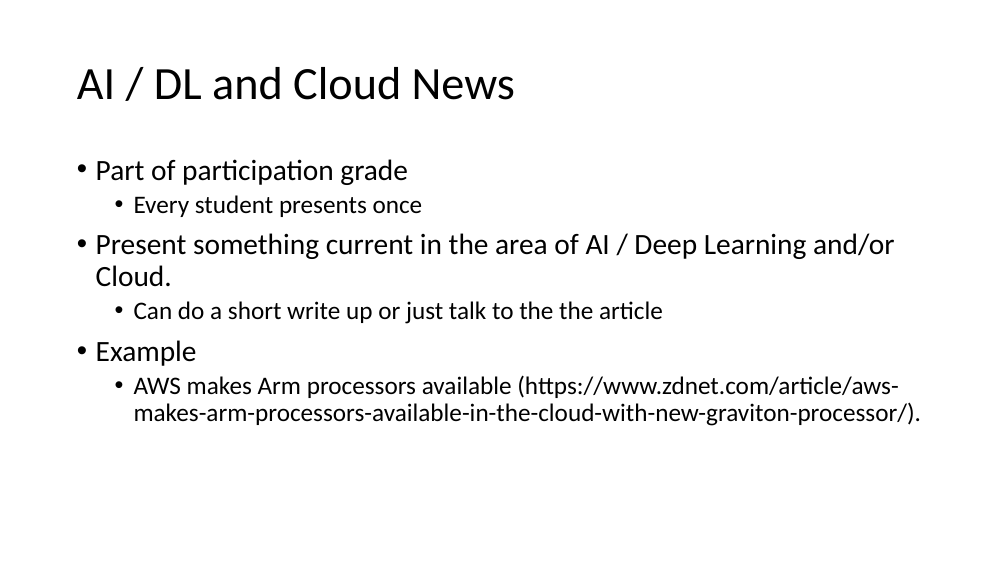
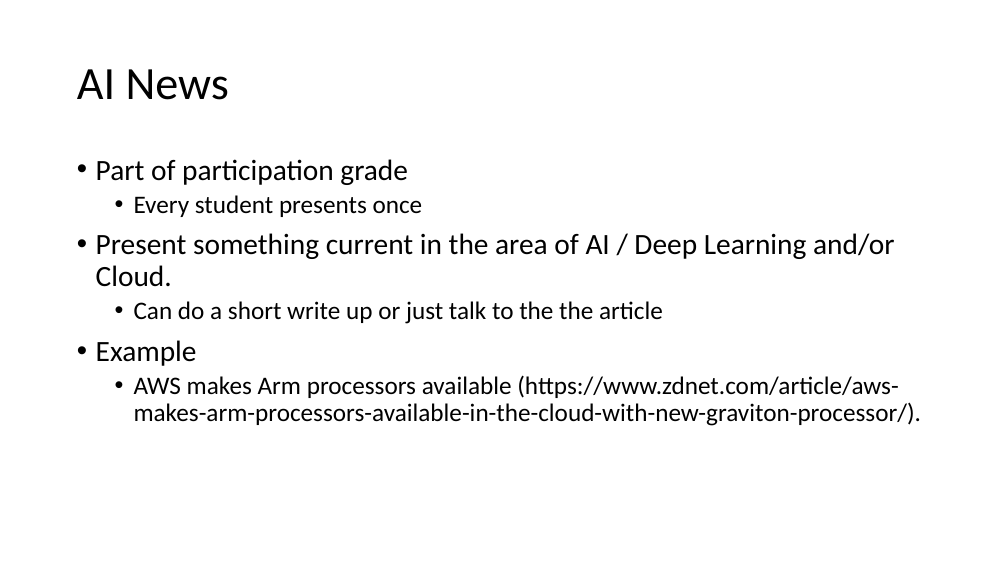
Before and after one commit to MIDS-scaling-up/v3, a slide deck: slide 3 of week01/Lecture_1.pptx. Drawn at 1008x567 pixels with LibreOffice and Linux fonts; fonts in the diff are those of the drawing. Boxes give left, top, right and bottom in pixels: in the first picture for what was removed or moved away, otherwise in the second. Text is boxed around its words. In the diff, an @@ line names an element or a change of style, - is before the commit and + after.

```diff
--- a/week01/Lecture_1.pptx
+++ b/week01/Lecture_1.pptx
@@ title at (77, 69, 229, 100): text changed @@
-AI / DL and Cloud News
+AI News
```
Also in this commit, not shown: 4 other slides changed, 5 slides removed.
